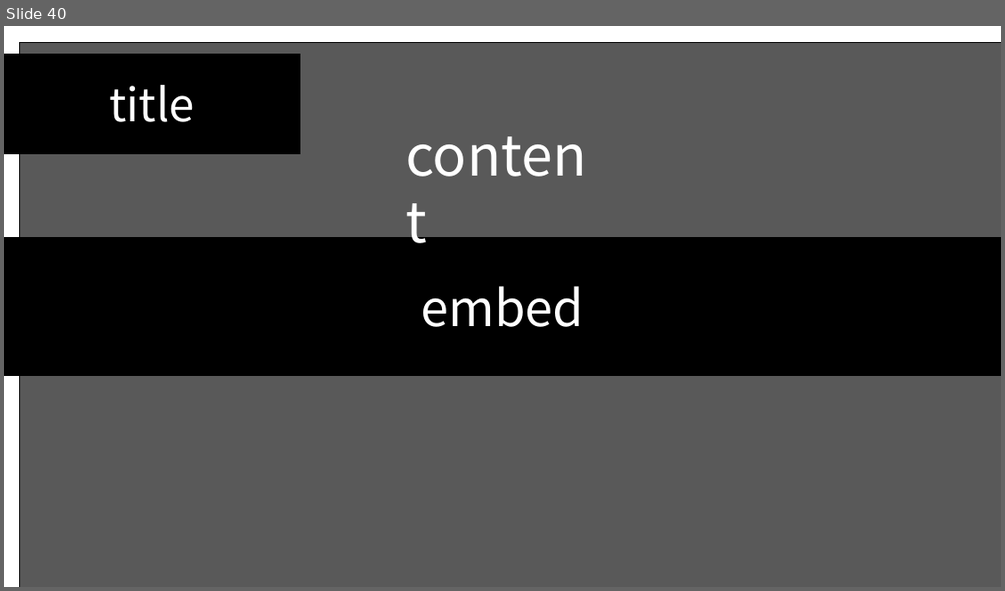
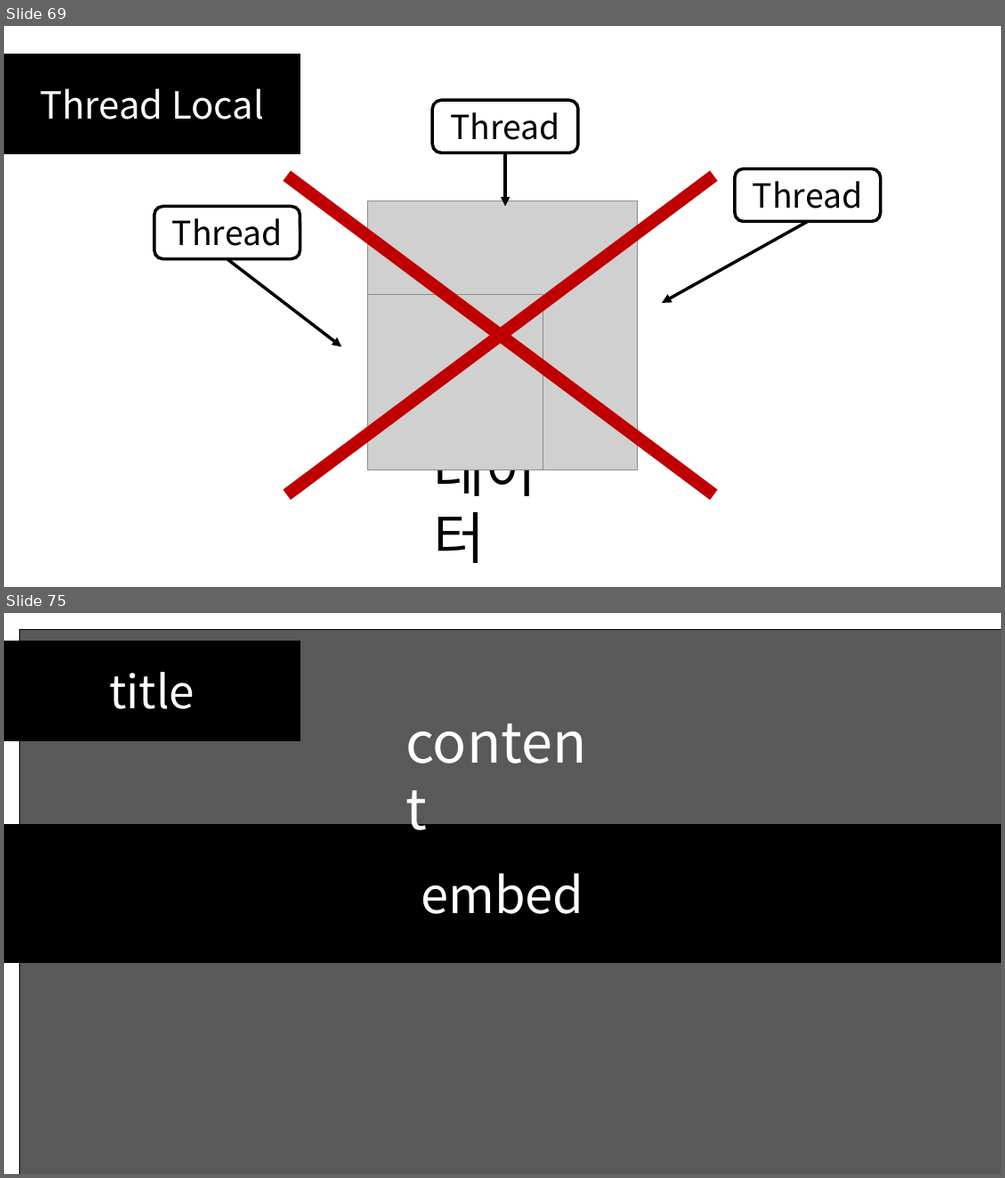
Before and after one commit to SEH00N/SDLU, a slide deck: ServerLecture/PT/6강 멀티스레드 서버 제작.pptx. Shown one above the other, each under a label of ours: slide 40 before the commit, slides 69 and 75 after it; the slides between them are not shown. The pictures are 1005x591 and 1005x1178 pixels, drawn with LibreOffice and Linux fonts; fonts in the diff are those of the drawing; grey boxes stand for pictures. Boxes give left, top, right and bottom in pixels: in the first picture for what was removed or moved away, otherwise in the second. Text is boxed around its words. In the diff, an @@ line names an element or a change of style, - is before the commit and + after.

```diff
--- a/ServerLecture/PT/6강 멀티스레드 서버 제작.pptx
+++ b/ServerLecture/PT/6강 멀티스레드 서버 제작.pptx
@@ slide 69 added at box(4, 26, 1001, 587), background #FFFFFF @@
@@ rectangle added at box(4, 54, 300, 154), fill #000000, outline #000000 1 pt, 36 pt, text #FFFFFF @@
+Thread Local
@@ rounded rectangle added at box(432, 100, 578, 152), fill #FFFFFF, outline #000000 3 pt, 32 pt, text #000000 @@
+Thread
@@ arrow added from (505, 153) to (505, 206), #000000 3 pt @@
@@ line added from (287, 176) to (713, 495), #C00000 12.25 pt @@
@@ line added from (287, 495) to (713, 176), #C00000 12.25 pt @@
@@ rounded rectangle added at box(735, 168, 881, 221), fill #FFFFFF, outline #000000 3 pt, 32 pt, text #000000 @@
+Thread
@@ rounded rectangle added at box(154, 206, 300, 258), fill #FFFFFF, outline #000000 3 pt, 32 pt, text #000000 @@
+Thread
@@ picture added at box(368, 200, 638, 469) @@
@@ arrow added from (808, 221) to (662, 303), #000000 3 pt @@
@@ arrow added from (226, 258) to (342, 346), #000000 3 pt @@
@@ picture added at box(368, 295, 543, 469) @@
@@ text added at box(433, 469, 536, 563), 54 pt, text #000000 @@
+데이터
@@ what was slide 40 is now slide 75 @@
```
Also in this commit, not shown: 1 slide changed, 35 other slides added, 1 slide removed, 1 other file.
